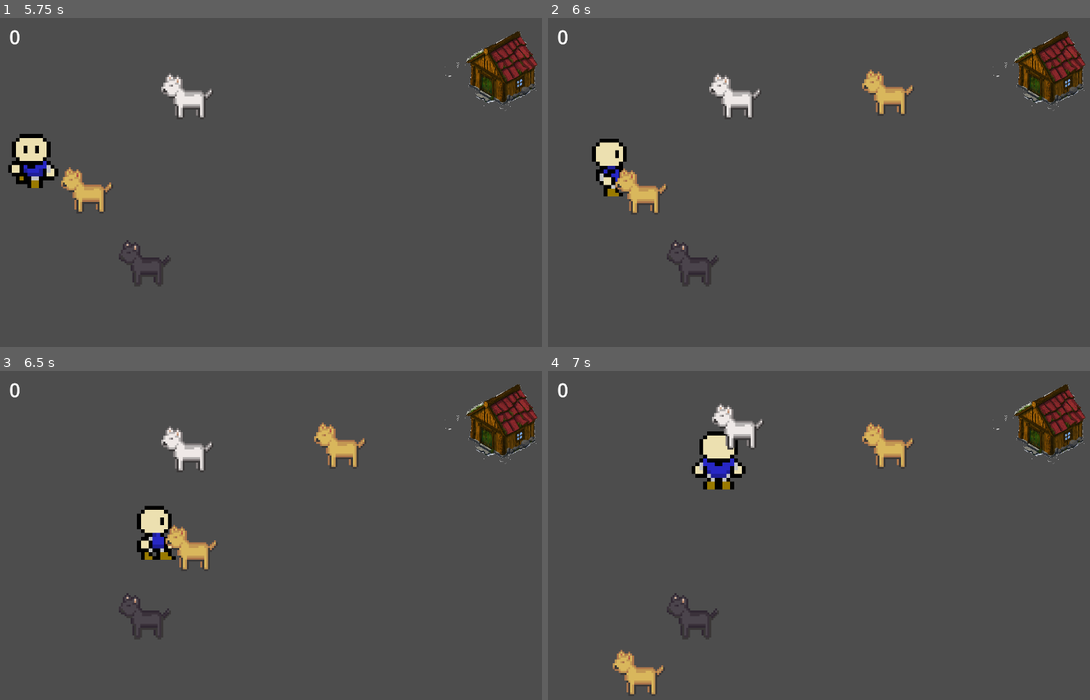
Above: before the commit, frames 1-4 (two rows, left to right).
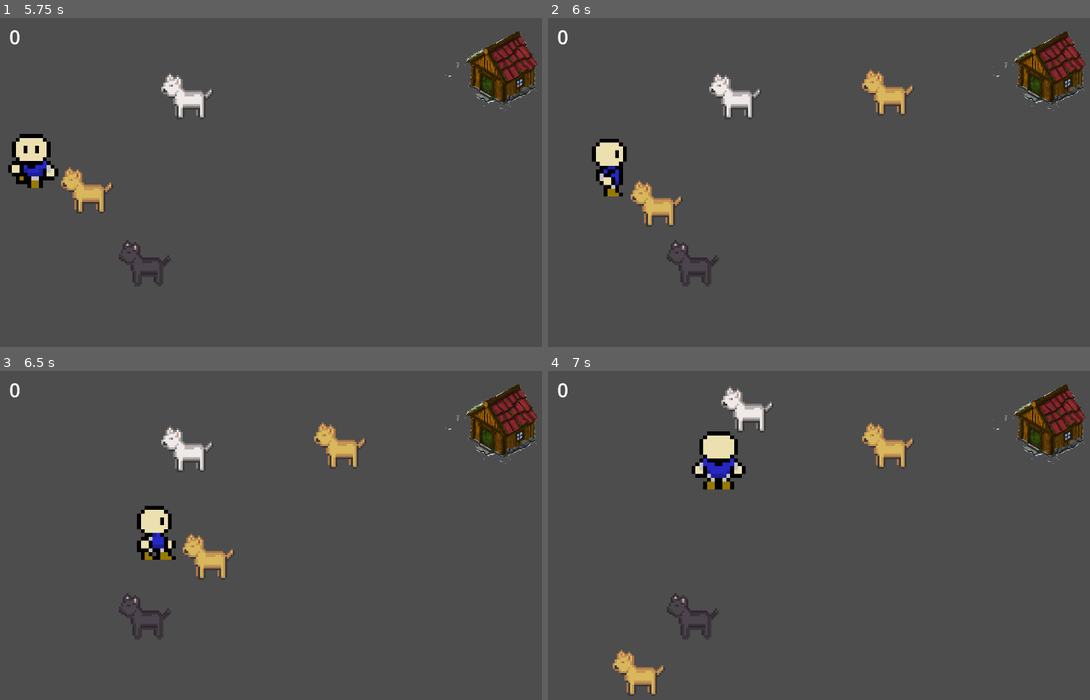
Above: after the commit, the same moments.

Repository: sygi/dog_game
Game: Godot game, scene res://root.tscn
Two runs of this game, one before a commit and one after it. Both use one fixed random seed, a clock stepped at 60 frames per second and the inputs below.
Inputs:
- Up to frame 1 (5.75 s): tap Enter at 0.5 s; hold Right (right) 0.53-1.28 s; tap Space (select) every 0.75 s from 0.6 to 5.1 s; hold Down (down) 1.28-2.03 s; hold Right (right) 2.03-2.78 s; hold Up (up) 2.78-3.53 s; hold Left (left) 3.53-5.03 s; hold Down (down) from 5.03 s (still down)
- Up to frame 2 (6 s): release Down (down) at 5.78 s; hold Right (right) from 5.78 s (still down); tap Space (select) at 5.85 s
- Up to frame 3 (6.5 s): keep holding Right (right)
- Up to frame 4 (7 s): release Right (right) at 6.53 s; hold Up (up) from 6.53 s (still down); tap Space (select) at 6.6 s

Frame 1 is identical in both runs. In frame 2, 0.8% of the frame differs, in the area x 12-25%, y 45-63%; in frame 3, 0.8%; in frame 4, 1.1%, in the area x 30-42%, y 4-25%.

Commit message:
bark once starting to run

Diff:
--- a/dog.gd
+++ b/dog.gd
@@ -2,11 +2,16 @@
 
 const BREEDS: Array = ["black", "white", "brown", "yellow"]
 @export var breed: String = BREEDS[randi() % BREEDS.size()]
-var is_active: bool = false
+var running: bool = false
+var barking_sounds = [
+	preload("res://assets/dog_sounds/Dog/Dog Bark 0.wav"),
+	preload("res://assets/dog_sounds/Dog/Dog Bark 1.wav"),
+	preload("res://assets/dog_sounds/Dog/Dog Bark 2.wav"),
+	preload("res://assets/dog_sounds/Dog/Dog Bark 3.wav")
+]
 
 func _ready() -> void:
 	$AnimatedSprite2D.play("idle_" + breed)
-
 
 func sprite_size() -> Vector2:
 	var sprite_frames = $AnimatedSprite2D.sprite_frames
@@ -15,17 +20,17 @@
 	var as2d_size     = texture_size * $AnimatedSprite2D.get_scale()
 	return as2d_size
 
+func start_running():
+	running = true
+	remove_from_group("dogs")
+
+func bark():
+	if !$AudioStreamPlayer.is_playing():
+		$AudioStreamPlayer.stream = barking_sounds[randi() % 4]
+		$AudioStreamPlayer.play()
 
 func activate() -> void:
-	"""I'm close to the player"""
-	$marker.visible = true
-	is_active = true
 	queue_free()
-
-func deactivate() -> void:
-	"""I'm far from the player"""
-	$marker.visible = false
-	is_active = false
 
 # Called every frame. 'delta' is the elapsed time since the previous frame.
 func _process(delta: float) -> void:
--- a/dog.tscn
+++ b/dog.tscn
@@ -1,7 +1,8 @@
-[gd_scene load_steps=8 format=3 uid="uid://8ci3tpm60tvv"]
+[gd_scene load_steps=9 format=3 uid="uid://8ci3tpm60tvv"]
 
 [ext_resource type="Script" path="res://dog.gd" id="1_4dp7p"]
 [ext_resource type="Texture2D" uid="uid://b5jsvjptm7g36" path="res://assets/dog.png" id="2_7kgce"]
+[ext_resource type="AudioStream" uid="uid://bnls8muhn8wko" path="res://assets/dog_sounds/Dog/Dog Bark 0.wav" id="3_sho5o"]
 
 [sub_resource type="AtlasTexture" id="AtlasTexture_dwbpu"]
 atlas = ExtResource("2_7kgce")
@@ -69,6 +70,5 @@
 position = Vector2(78, 76)
 polygon = PackedVector2Array(-77, -20, -60, -60, -4, -61, 89, -27, 89, 74, -64, 75)
 
-[node name="marker" type="Node2D" parent="."]
-visible = false
-position = Vector2(151, 24)
+[node name="AudioStreamPlayer" type="AudioStreamPlayer" parent="."]
+stream = ExtResource("3_sho5o")
--- a/player.gd
+++ b/player.gd
@@ -115,9 +115,10 @@
 	set_dogs(n_dogs + 1)
 	var leashed_dog = dog_scene.instantiate()
 	leashed_dog.breed = breed
-	leashed_dog.remove_from_group("dogs")
+	leashed_dog.start_running()
 	leashed_dog.position = direction * LEASH_LENGTH
 	add_child(leashed_dog)
+	leashed_dog.bark()  # needs to happen after it's in the tree
 	leashed_dogs.append(leashed_dog)
 	pull_directions_schedule.append([direction, direction])
 
--- a/player.tscn
+++ b/player.tscn
@@ -180,6 +180,7 @@
 
 [node name="Player" type="Node2D"]
 script = ExtResource("1_nfbn3")
+LEASH_LENGTH = 150
 
 [node name="AnimatedSprite2D" type="AnimatedSprite2D" parent="."]
 position = Vector2(81, 81)
Not shown, added: assets/dog_sounds/Dog/Dog Bark 0.wav
Not shown, added: assets/dog_sounds/Dog/Dog Bark 1.wav
Not shown, added: assets/dog_sounds/Dog/Dog Bark 2.wav
Not shown, added: assets/dog_sounds/Dog/Dog Bark 3.wav
Not shown, added: assets/dog_sounds/Dog/Sad Dog 0.wav
Not shown, added: assets/dog_sounds/Dog/Sad Dog 1.wav
